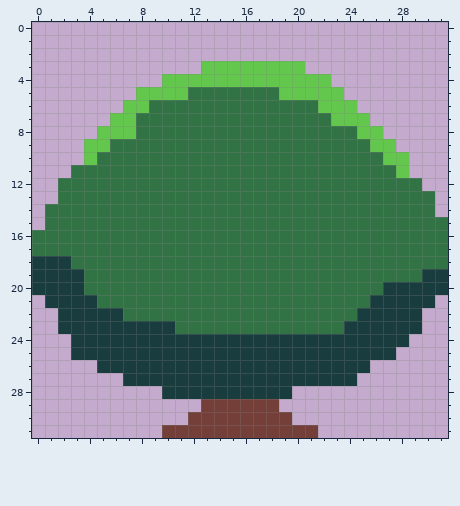
File history of a pixel-art sprite, sprites/hazards/bush.png. The picture above is the old version.
The file is 32x32 pixels.
And afterwards:
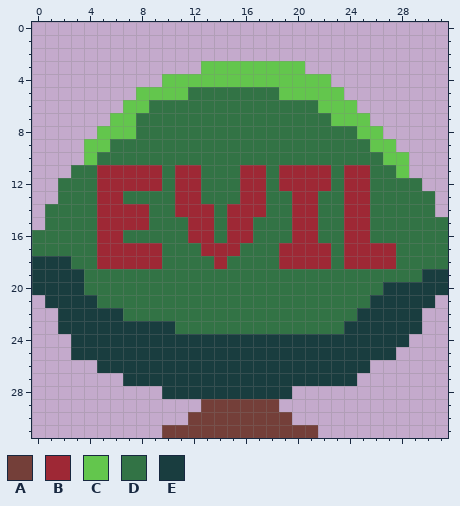
Palette (. is transparent): A #743f39  B #9e2835  C #63c64d  D #327345  E #193d3f
Diff:
y 11..12: x 5..9 DDDDD -> BBBBB; x 11..12 DD -> BB; x 16..17 DD -> BB; x 19..22 DDDD -> BBBB; x 24..25 DD -> BB
y 13: x 5..6 DD -> BB; x 11..12 DD -> BB; x 16..17 DD -> BB; x 20..21 DD -> BB; x 24..25 DD -> BB
y 14: x 5..8 DDDD -> BBBB; x 11..13 DDD -> BBB; x 15..17 DDD -> BBB; x 20..21 DD -> BB; x 24..25 DD -> BB
y 15: x 5..8 DDDD -> BBBB; x 12..13 DD -> BB; x 15..16 DD -> BB; x 20..21 DD -> BB; x 24..25 DD -> BB
y 16: x 5..6 DD -> BB; x 12..13 DD -> BB; x 15..16 DD -> BB; x 20..21 DD -> BB; x 24..25 DD -> BB
y 17: x 5..9 DDDDD -> BBBBB; x 13..15 DDD -> BBB; x 19..22 DDDD -> BBBB; x 24..27 DDDD -> BBBB
y 18: x 5..9 DDDDD -> BBBBB; x 14 D -> B; x 19..22 DDDD -> BBBB; x 24..27 DDDD -> BBBB
Changed places in both pictures, as pixel boxes (x1, y1, x2, y2):
changed: (97, 165, 396, 269)
